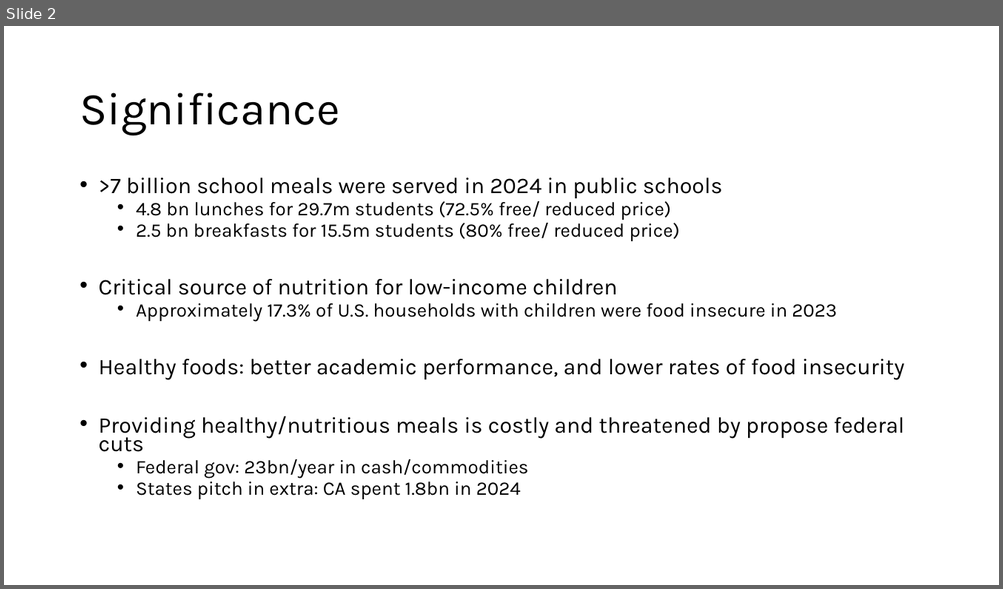
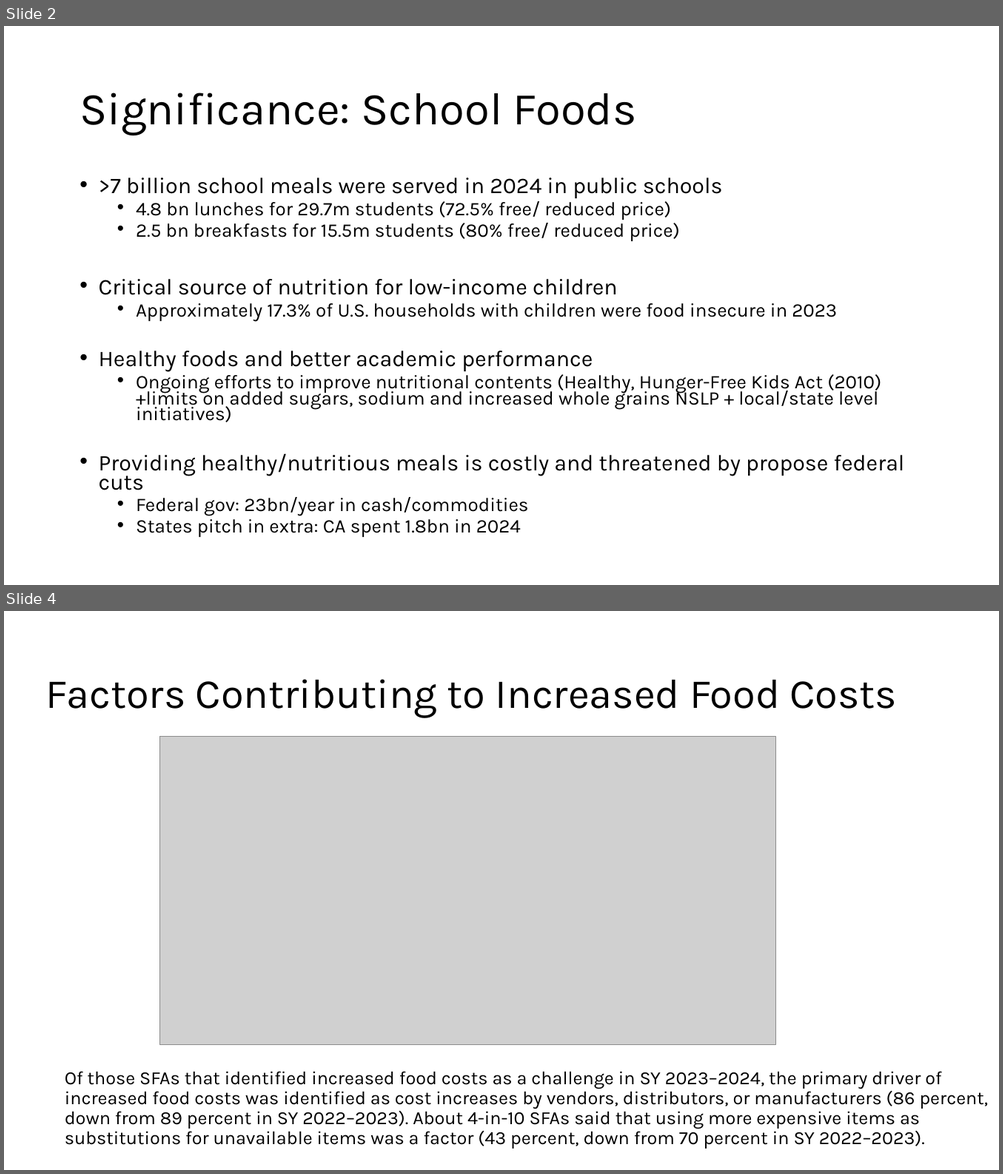
Before and after one commit to darionphan/obesitydata, a slide deck: Slides/SFP.pptx. Shown one above the other, each under a label of ours: slide 2 before the commit, slides 2 and 4 after it; the slides between them are not shown. The pictures are 1003x589 and 1003x1174 pixels, drawn with LibreOffice and Linux fonts; fonts in the diff are those of the drawing; grey boxes stand for pictures. Boxes give left, top, right and bottom in pixels: in the first picture for what was removed or moved away, otherwise in the second. Text is boxed around its words. In the diff, an @@ line names an element or a change of style, - is before the commit and + after.

```diff
--- a/Slides/SFP.pptx
+++ b/Slides/SFP.pptx
@@ slide 4 added at (4, 611, 999, 1170), background #FFFFFF @@
@@ title added at (46, 679, 896, 718), 40 pt, text #000000 @@
+Factors Contributing to Increased Food Costs
@@ picture added at (160, 736, 776, 1045) @@
@@ text added at (65, 1071, 988, 1149), 18 pt, text #000000 @@
+Of those SFAs that identified increased food costs as a challenge in SY 2023–2024, the primary driver of increased food costs was identified as cost increases by vendors, distributors, or manufacturers (86 percent, down from 89 percent in SY 2022–2023). About 4-in-10 SFAs said that using more expensive items as substitutions for unavailable items was a factor (43 percent, down from 70 percent in SY 2022–2023).
@@ slide 2 changed as well @@
@@ title at (79, 93, 637, 136): text changed @@
-Significance
+Significance: School Foods
@@ text at (99, 351, 881, 423): text changed; size 21.7 to 18.6 pt @@
-• Healthy foods: better academic performance, and lower rates of food insecurity
+• Healthy foods and better academic performance
+  • Ongoing efforts to improve nutritional contents (Healthy, Hunger-Free Kids Act (2010) +limits on added sugars, sodium and increased whole grains NSLP + local/state level initiatives)
```
Also in this commit, not shown: 2 other slides changed, 11 other slides added.
